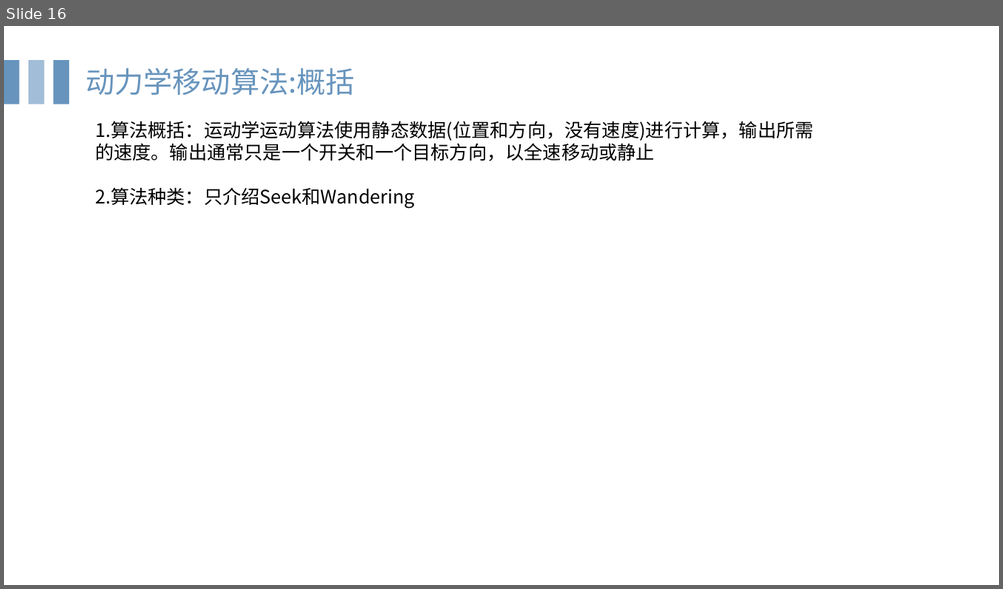
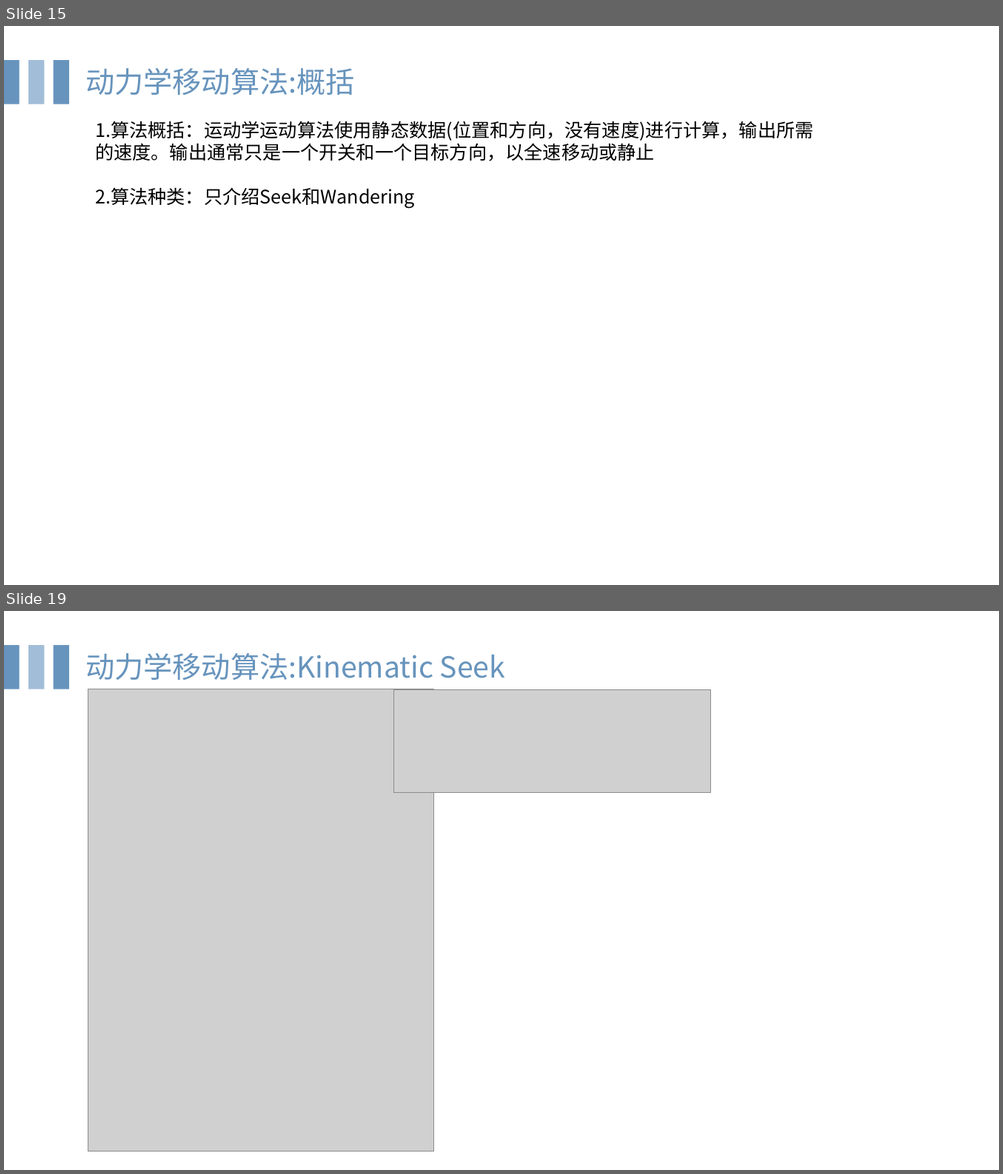
Before and after one commit to HongYD/AIForGames, a slide deck: MovementAI.pptx. Shown one above the other, each under a label of ours: slide 16 before the commit, slides 15 and 19 after it; the slides between them are not shown. The pictures are 1003x589 and 1003x1174 pixels, drawn with LibreOffice and Linux fonts; fonts in the diff are those of the drawing; grey boxes stand for pictures. Boxes give left, top, right and bottom in pixels: in the first picture for what was removed or moved away, otherwise in the second. Text is boxed around its words. In the diff, an @@ line names an element or a change of style, - is before the commit and + after.

```diff
--- a/MovementAI.pptx
+++ b/MovementAI.pptx
@@ slide 19 added at <box>4,611,999,1170</box>, background #FFFFFF @@
@@ rectangle added at <box>4,645,19,689</box>, fill #6794BD @@
@@ rectangle added at <box>28,645,44,689</box>, fill #A1BDD7 @@
@@ rectangle added at <box>54,645,69,689</box>, fill #6794BD @@
@@ text added at <box>85,653,505,680</box>, 28 pt, text #6794BD @@
+动力学移动算法:Kinematic Seek
@@ picture added at <box>88,689,434,1152</box> @@
@@ picture added at <box>393,690,711,793</box> @@
@@ what was slide 16 is now slide 15 @@
```
Also in this commit, not shown: 4 slides changed, 6 other slides added.
